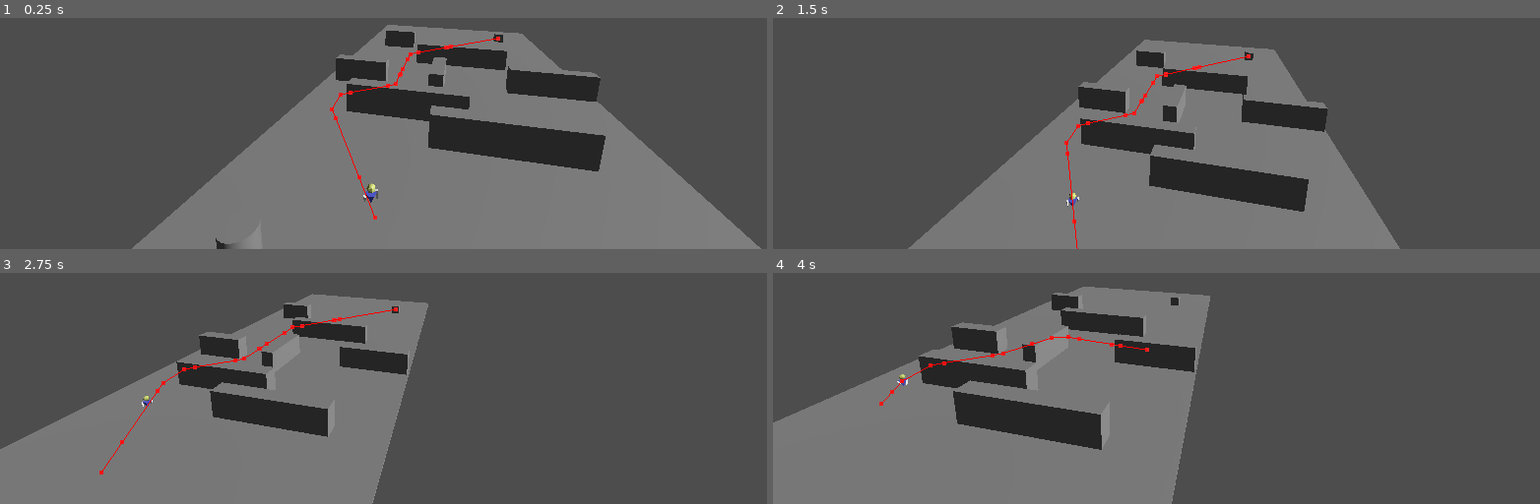
Above: before the commit, frames 1-4 (two rows, left to right).
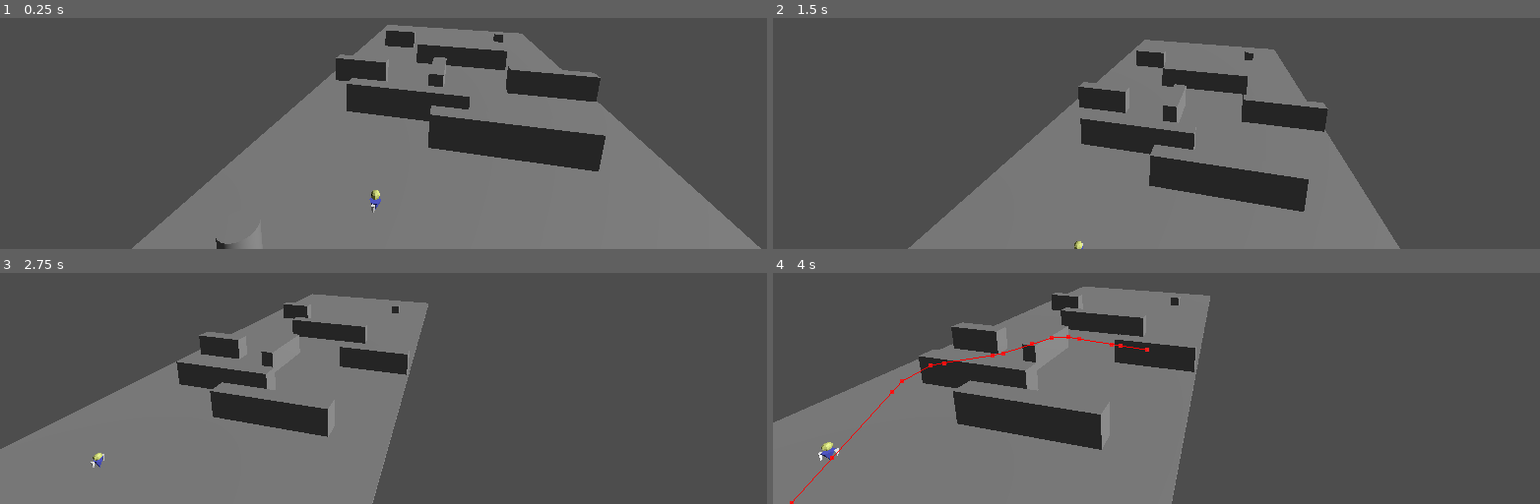
Above: after the commit, the same moments.

Repository: TimurBysky/GOAP-Test
Game: Godot game, scene res://board.tscn
Two runs of this game, one before a commit and one after it. Both use one fixed random seed, a clock stepped at 60 frames per second and the inputs below.
Inputs (mouse positions are in pixels of both pictures, inside the frame that each line leads up to):
- Up to frame 1 (0.25 s): no input
- Up to frame 2 (1.5 s): tap Enter at 0.5 s; move the mouse to (outside the picture) at 0.52 s; hold D 0.53-1.28 s; hold E 0.53-1.28 s; click (outside the picture) at 0.67 s; move the mouse to (1010, 50) at 1.27 s; hold S from 1.28 s (still down); tap Q at 1.35 s
- Up to frame 3 (2.75 s): move the mouse to (outside the picture) at 2.02 s; release S at 2.03 s; hold D from 2.03 s (still down); hold Shift from 2.03 s (still down)
- Up to frame 4 (4 s): move the mouse to (1125, 372) at 2.77 s; release D at 2.78 s; release Shift at 2.78 s; hold W 2.78-3.53 s; tap E at 2.85 s; click (1125, 372) at 2.92 s; move the mouse to (1401, 349) at 3.52 s; hold A from 3.53 s (still down); hold Q from 3.53 s (still down)

The runs differ from the first frame. In frame 1, 0.4% of the frame differs, in the area x 43-66%, y 8-88%; in frame 2, 0.4%; in frame 3, 0.4%; in frame 4, 0.2%.
Error before the commit: Unable to iterate on object of type 'Nil'. (res://goap/agent.gd:56)
Error after the commit: Invalid call. Nonexistent function 'get_clazz' in base 'Nil'. (res://goap/action_planner.gd:24)

Commit message:
Починка планировщика

Diff:
--- a/board.tscn
+++ b/board.tscn
@@ -60,6 +60,8 @@
 
 [node name="SimpleAgent" parent="." instance=ExtResource("1_p0ybc")]
 transform = Transform3D(1, 0, 0, 0, 1, 0, 0, 0, 1, -0.0917902, 0.457424, 0.811046)
+movement_speed = 2.0
+rotation_speed = 5.0
 
 [node name="NavigationManager" type="Node3D" parent="."]
 script = ExtResource("2_8l818")
--- a/goap/action.gd
+++ b/goap/action.gd
@@ -3,21 +3,21 @@
 class_name GOAPActions
 
 #Стоит ли рассматривать это действие
-func _is_valid()->bool:
+func is_valid()->bool:
 	return true
 
 #Условия для совершения этого действия
-func _predictions()->Dictionary:
+func get_predictions()->Dictionary:
 	return {}
 
 #Эффекты от его выполнения
-func _effects()->Dictionary:
+func get_effects()->Dictionary:
 	return {}
 
 #Получить стоимость действия
-func _get_cost(_blackboard)->int:
+func get_cost(_blackboard)->int:
 	return 1000
 
 #Проверить выполнено ли действие
-func _perform(actor, _delta)->bool:
+func perform(actor, _delta)->bool:
 	return false
--- a/goap/actions/get_box.gd
+++ b/goap/actions/get_box.gd
@@ -4,24 +4,26 @@
 
 func get_clazz(): return "GetBoxAction"
 
-func _predictions()->Dictionary:
+func get_predictions()->Dictionary:
 	return {}
 
-func _effects()->Dictionary:
+func get_effects()->Dictionary:
 	return {
 		"have_box" : true
 	}
 
-func _get_cost(blackboard)->int:
+func get_cost(blackboard)->int:
 	if blackboard.has("position"):
 		var closest_box = WorldState.get_closest_element("boxes", blackboard)
 		return int(closest_box.position.distance_to(blackboard.position) / 7)
 	return 3
 
-func _perform(actor, _delta)->bool:
+func perform(actor, _delta)->bool:
 	var closest_box = WorldState.get_closest_element("boxes", actor)
 
 	if closest_box:
 		if closest_box.position.distance_to(actor.position) < 10:
 			return true
+		else:
+			actor.set_movement_target(closest_box)
 	return false
--- a/goap/actions/move_box.gd
+++ b/goap/actions/move_box.gd
@@ -4,22 +4,24 @@
 
 func get_clazz(): return "MoveBoxAction"
 
-func _predictions()->Dictionary:
+func get_predictions()->Dictionary:
 	return {}
 
-func _effects()->Dictionary:
+func get_effects()->Dictionary:
 	return {
 		"have_box": false,
 		"box_deliverd": true
 	}
 
-func _get_cost(blackboard)->int:
+func get_cost(blackboard)->int:
 	return 3
 
-func _perform(actor, _delta)->bool:
+func perform(actor, _delta)->bool:
 	var delivery_point = WorldState.get_closest_element("deliveryPoint", actor)
 
 	if delivery_point:
 		if delivery_point.position.distance_to(actor.position) < 10:
 			return true
+		else:
+			actor.set_movement_target(delivery_point)
 	return false
--- a/goap/goal.gd
+++ b/goap/goal.gd
@@ -3,13 +3,13 @@
 class_name GoapGoal
 
 #Нужна ли цель
-func _is_valid()->bool:
+func is_valid()->bool:
 	return true
 
 #Её приоритет
-func _priority()->int:
+func get_priority()->int:
 	return 1
 
 #Желаемое состояние
-func _get_desired_state()-> Dictionary:
+func get_desired_state()-> Dictionary:
 	return {}
--- a/goap/goals/deliver_box.gd
+++ b/goap/goals/deliver_box.gd
@@ -4,10 +4,10 @@
 
 func get_clazz(): return "DeliverBoxGoal"
 
-func _is_valid()->bool:
+func is_valid()->bool:
 	return WorldState.get_state("have_box", false)
 
-func _priority()->int:
+func priority()->int:
 	return 2
 
 func get_desired_state()->Dictionary:
--- a/goap/goap.gd
+++ b/goap/goap.gd
@@ -16,7 +16,7 @@
 func _ready():
 	_action_planner.set_actions([
 		GetBoxAction.new(),
-		MoveBoxAction.new(),
+		MoveBoxAction.new()
 	])
 
 
--- a/project.godot
+++ b/project.godot
@@ -17,6 +17,5 @@
 
 [autoload]
 
-WorldState="*res://world_state.gd"
-Agent="*res://goap/agent.gd"
+WorldState="*res://goap/world/world_state.gd"
 Goap="*res://goap/goap.gd"
--- a/simple_agent.gd
+++ b/simple_agent.gd
@@ -6,40 +6,30 @@
 @export var rotation_speed: float = 5.0
 @onready var navigation_agent: NavigationAgent3D = $NavigationAgent3D
 @onready var animation: AnimationPlayer = $Agent2/AnimationPlayer
-@onready var deliveryPoint = $"../DeliveryPoint"
-@onready var deliveryPointPos = $"../DeliveryPoint".position
-@onready var box:Node3D = $"../Box"
-@onready var boxPos = $"../Box".position
 @onready var area3D: Area3D = $Area3D
 
 var has_box = false
+var box: Node3D
 var isBoxDelivered = false
+
+
 
 func _ready() -> void:
 	navigation_agent.velocity_computed.connect(_on_velocity_computed)
-	area3D.body_entered.connect(thinking)
-	thinking(null)
+	area3D.body_entered.connect(taked_something)
 	animation.play("Idle")
 
+	var agent = GoapAgent.new()
+	agent.init(self, [
+		DeliverBoxGoal.new()
+	])
 
+	add_child(agent)
 
-func thinking(body: Node3D):
-	if body != null:
-		print(body.name)
-		if body.name == "Box" or body.name == "DeliveryPointbox":
-			if body.name == "Box":
-				has_box = true
-				area3D.body_entered.emit()
-			if body.name == "DeliveryPointbox":
-				has_box = false
-				isBoxDelivered = true
-				area3D.body_entered.emit()
-				box.queue_free()
-	if !has_box and !isBoxDelivered:
-		go_to_object(boxPos)
-	if has_box and !isBoxDelivered:
-		go_to_object(deliveryPointPos)
-	print(has_box)
+func taked_something(body: Node3D):
+	if body.is_in_group("boxes"):
+		has_box = true
+		box = body
 
 
 #Логика движения
--- a/world_state.gd
+++ /dev/null
@@ -1 +0,0 @@
-extends Node
Not shown, removed: world_state.gd.uid
